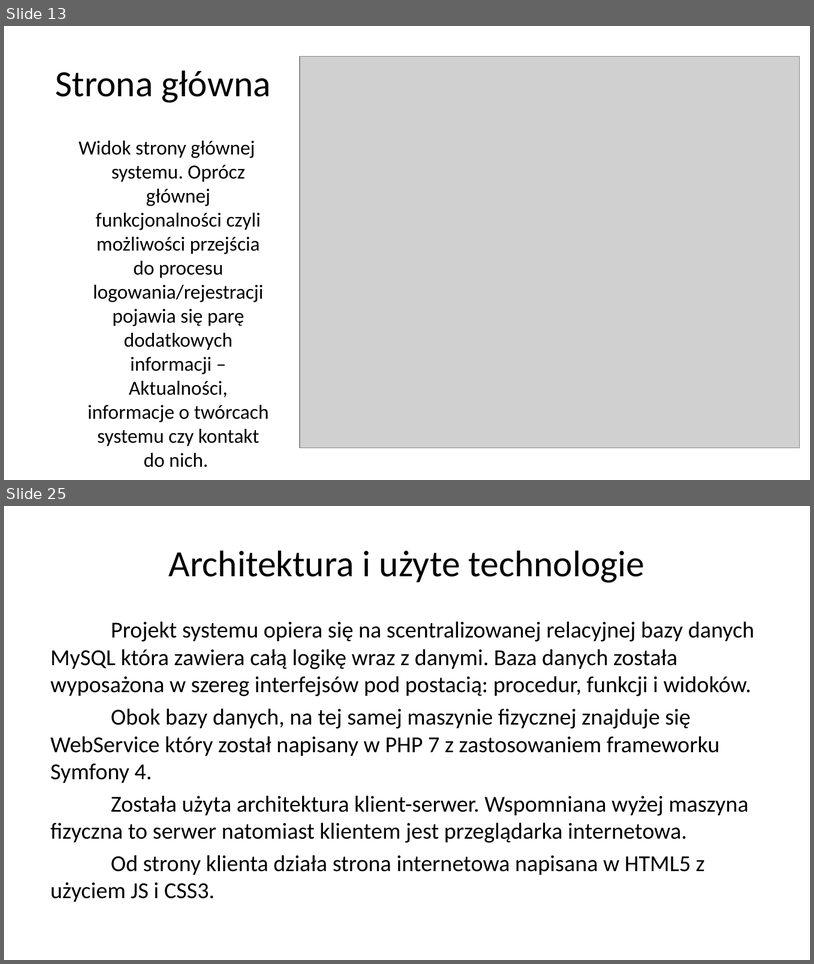
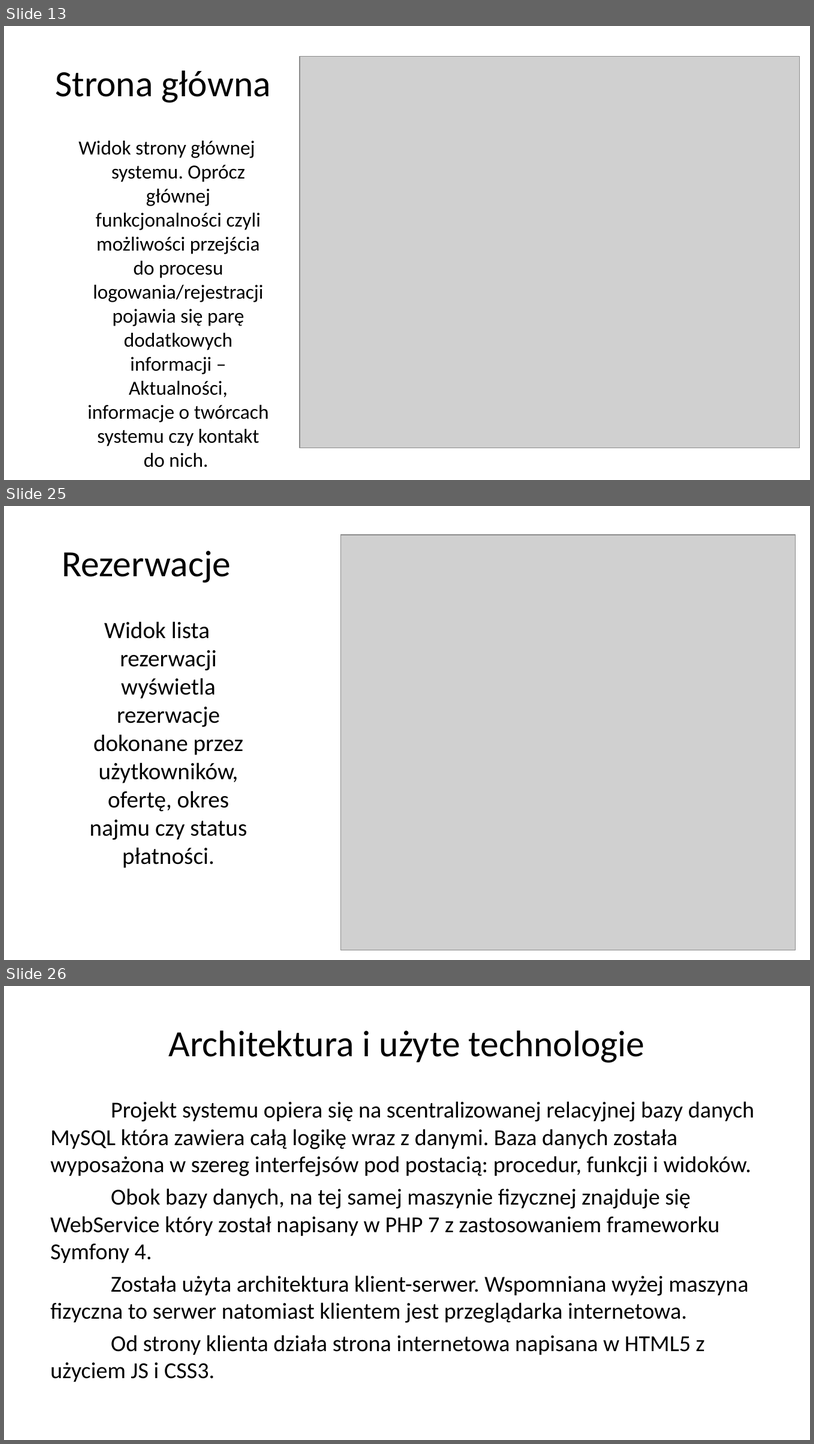
Before and after one commit to bjj-project/accommodation_announcements_documentation, a slide deck: accommodation_announcements_presentation.pptx. Shown one above the other, each under a label of ours: slides 13 and 25 before the commit, slides 13, 25 and 26 after it; the slides between them are not shown. The pictures are 814x964 and 814x1444 pixels, drawn with LibreOffice and Linux fonts; fonts in the diff are those of the drawing; grey boxes stand for pictures; background and template pictures are left out. Boxes give left, top, right and bottom in pixels: in the first picture for what was removed or moved away, otherwise in the second. Text is boxed around its words. In the diff, an @@ line names an element or a change of style, - is before the commit and + after.

Commit message:
Opis widoków, korekta błędów językowych

```diff
--- a/accommodation_announcements_presentation.pptx
+++ b/accommodation_announcements_presentation.pptx
@@ slide 25 added at box(4, 506, 810, 960), background picture (left out) @@
@@ picture added at box(341, 535, 796, 951) @@
@@ title added at box(62, 550, 231, 583), 33 pt, text #000000 @@
+Rezerwacje
@@ text added at box(90, 621, 247, 868), 21 pt, text #000000 @@
+Widok lista rezerwacji wyświetla rezerwacje dokonane przez użytkowników, ofertę, okres najmu czy status płatności.
@@ what was slide 25 is now slide 26 @@
```
Also in this commit, not shown: 8 slides changed, 6 other slides added, 6 slides removed.
